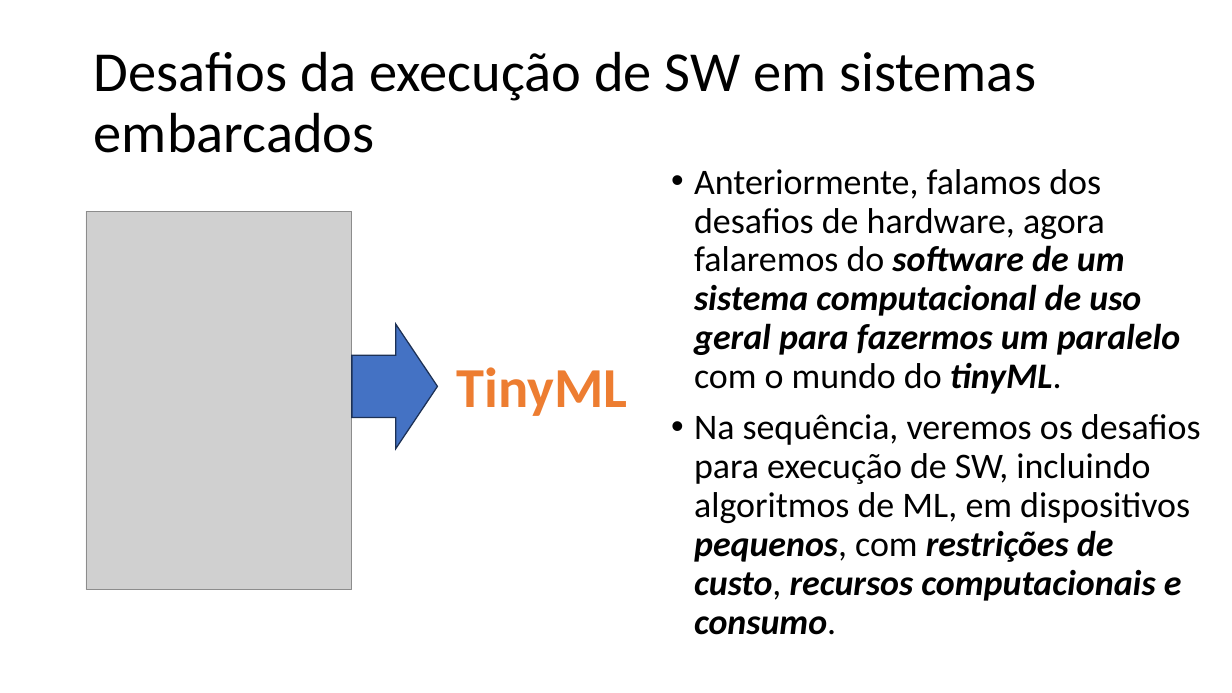
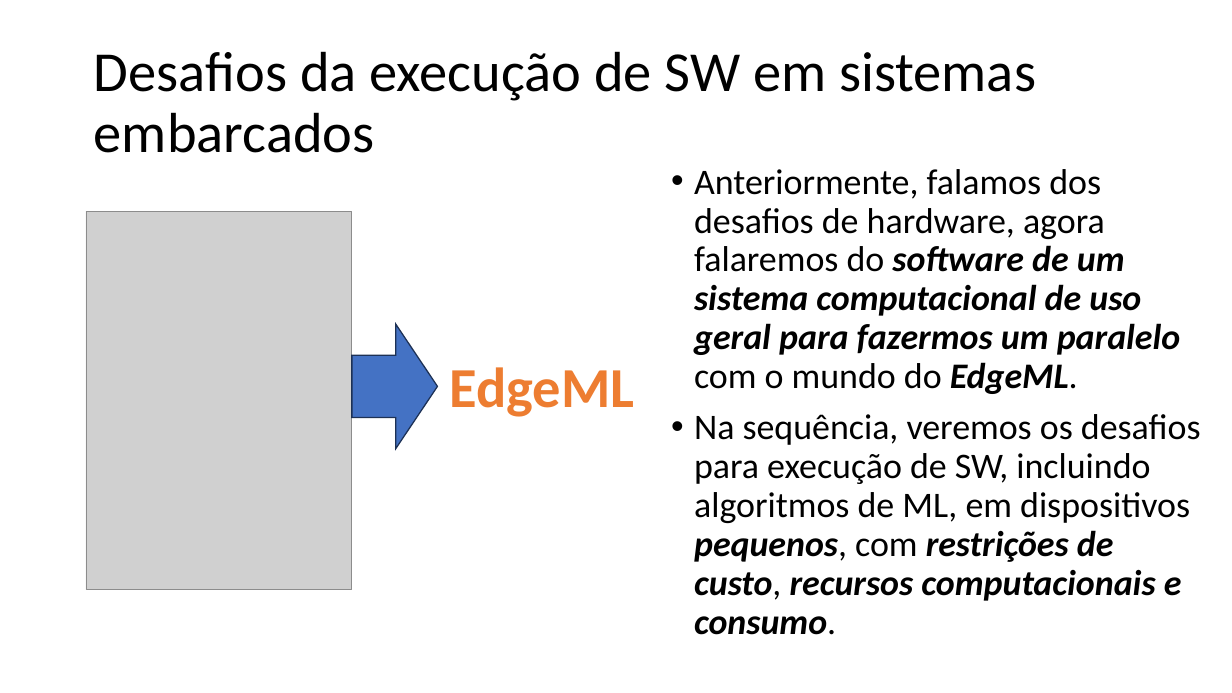
Before and after one commit to zz4fap/tp557-iot-ml, a slide deck: slide 30 of slides/TP557_2_Desafios_do_TinyML_sistemas_embarcados.pptx (slide 29 before the commit). Drawn at 1232x693 pixels with LibreOffice and Linux fonts; fonts in the diff are those of the drawing; grey boxes stand for pictures. Boxes give left, top, right and bottom in pixels: in the first picture for what was removed or moved away, otherwise in the second. Text is boxed around its words. In the diff, an @@ line names an element or a change of style, - is before the commit and + after.

```diff
--- a/slides/TP557_2_Desafios_do_TinyML_sistemas_embarcados.pptx
+++ b/slides/TP557_2_Desafios_do_TinyML_sistemas_embarcados.pptx
@@ text at <box>694,169,1181,394</box>: text changed @@
-• Anteriormente, falamos dos desafios de hardware, agora falaremos do software de um sistema computacional de uso geral para fazermos um paralelo com o mundo do tinyML.
+• Anteriormente, falamos dos desafios de hardware, agora falaremos do software de um sistema computacional de uso geral para fazermos um paralelo com o mundo do EdgeML.
@@ text at <box>450,367,635,417</box>: text changed @@
-TinyML
+EdgeML
```
Also in this commit, not shown: 24 other slides changed, 4 slides added, 1 other file.
